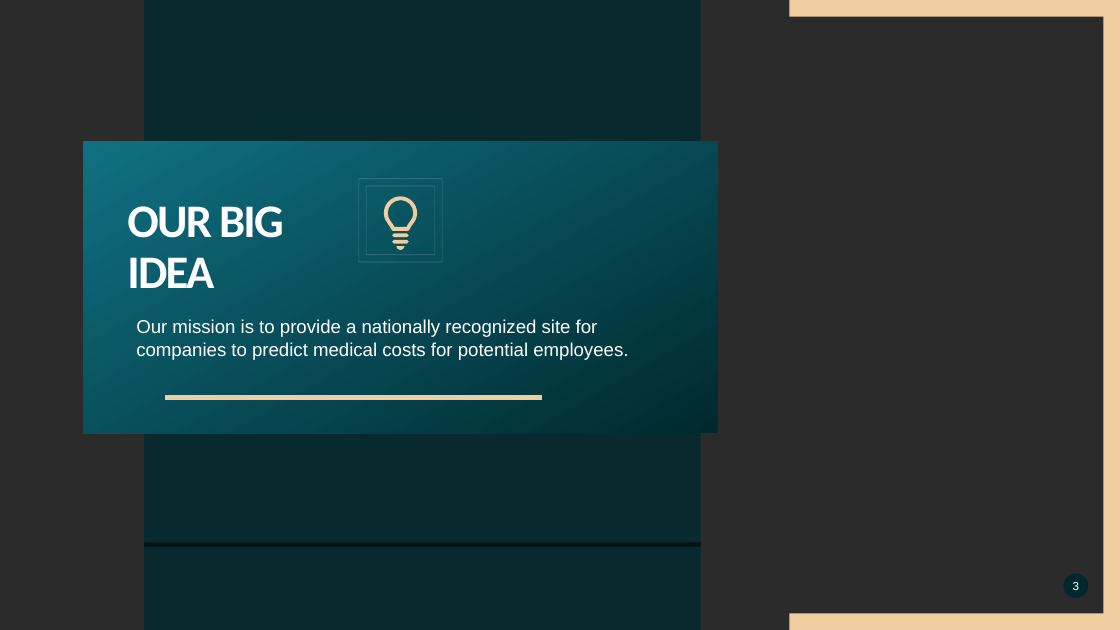
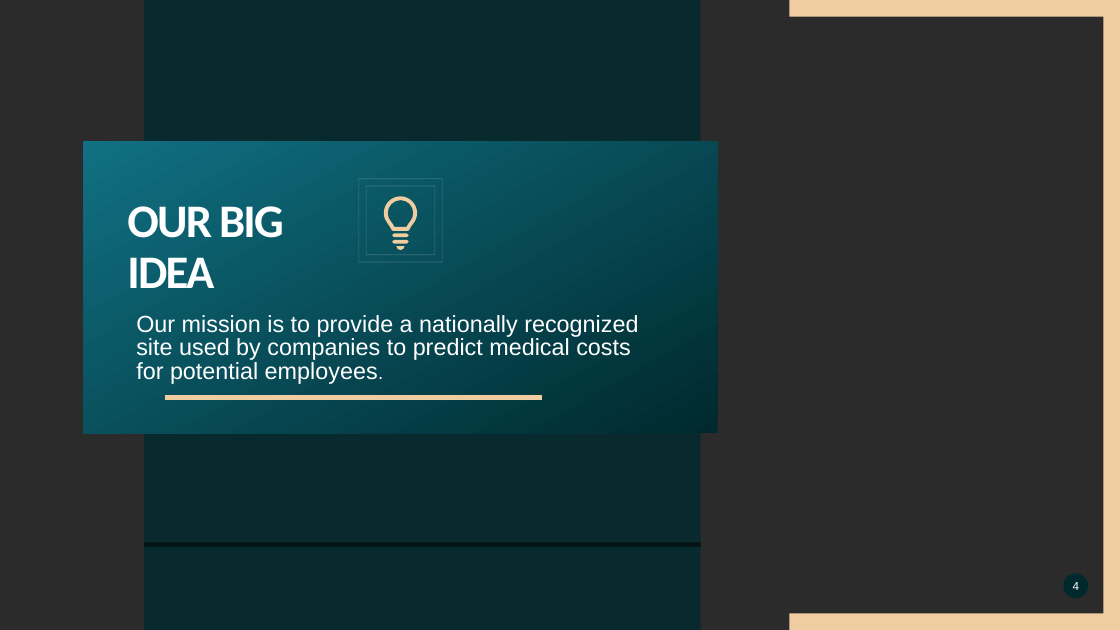
Before and after one commit to khutula/Medical-Insurance-Costs, a slide deck: slide 4 of Medical Insurance Cost.pptx (slide 3 before the commit). Drawn at 1120x630 pixels with LibreOffice and Linux fonts; fonts in the diff are those of the drawing; background and template pictures are left out; a plain dark background stands for a picture behind light text. Boxes give left, top, right and bottom in pixels: in the first picture for what was removed or moved away, otherwise in the second. Text is boxed around its words. In the diff, an @@ line names an element or a change of style, - is before the commit and + after.

```diff
--- a/Medical Insurance Cost.pptx
+++ b/Medical Insurance Cost.pptx
@@ text at [136, 315, 638, 384]: text changed; size 16 to 20 pt @@
-Our mission is to provide a nationally recognized site for companies to predict medical costs for potential employees.
+Our mission is to provide a nationally recognized site used by companies to predict medical costs for potential employees.
@@ page number at [1073, 582, 1079, 590]: text changed @@
-3
+4
```
Also in this commit, not shown: 4 other slides changed, 9 slides added, 8 slides removed.
